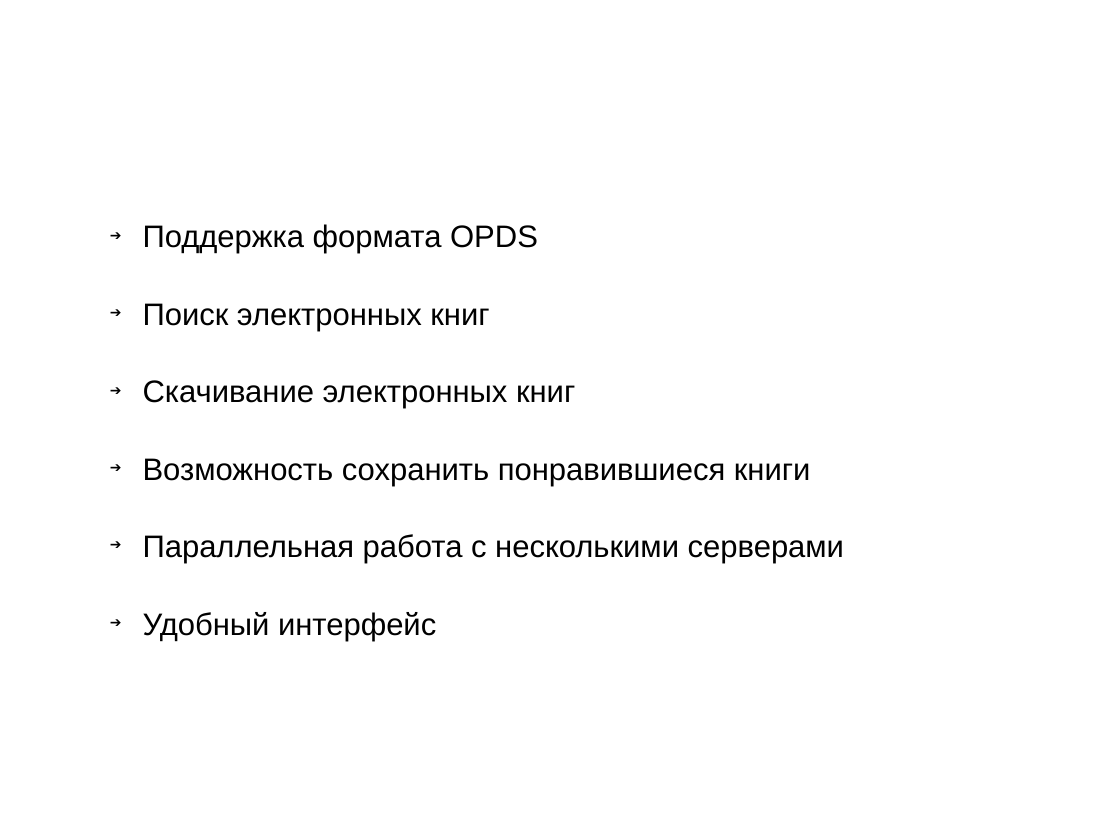
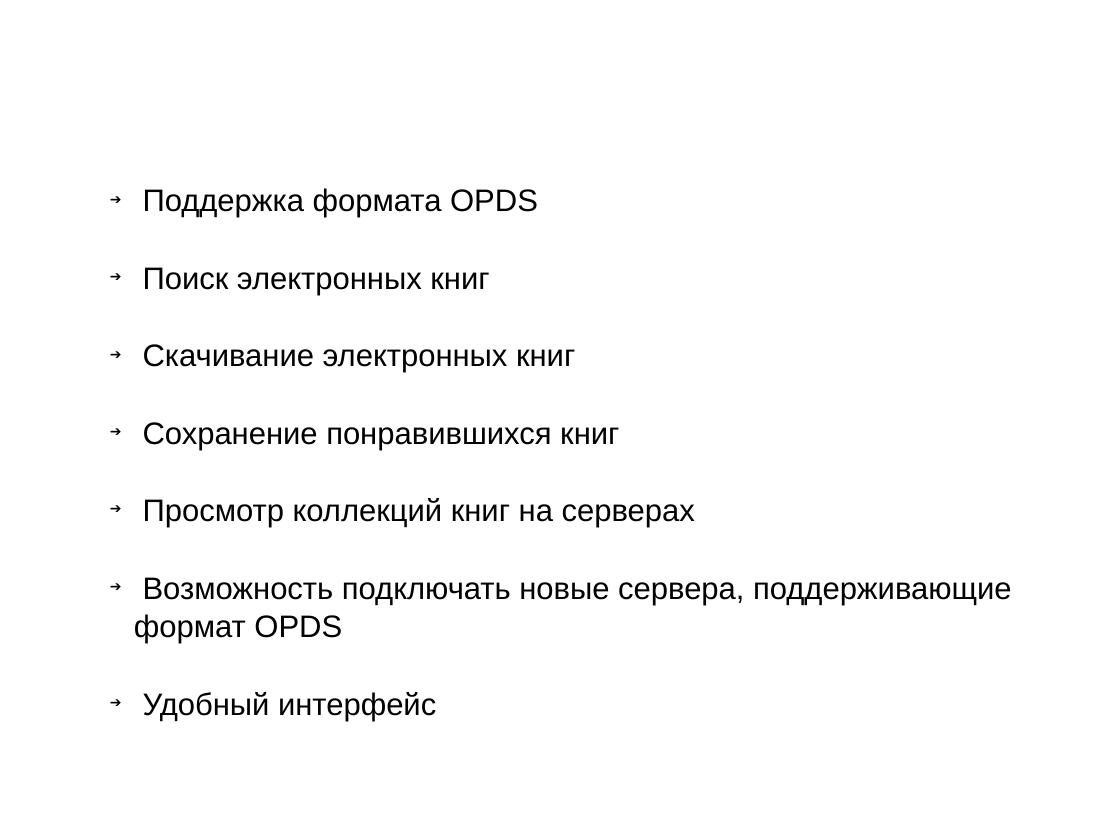
Before and after one commit to kropp/ebooksearchtool, a slide deck: slide 7 of client-cpp-qt/docs/presentation_egorova_s.ppt (slide 5 before the commit). Drawn at 1120x840 pixels with LibreOffice and Linux fonts; fonts in the diff are those of the drawing; background and template pictures are left out. Boxes give left, top, right and bottom in pixels: in the first picture for what was removed or moved away, otherwise in the second. Text is boxed around its words. In the diff, an @@ line names an element or a change of style, - is before the commit and + after.

```diff
--- a/client-cpp-qt/docs/presentation_egorova_s.ppt
+++ b/client-cpp-qt/docs/presentation_egorova_s.ppt
@@ text "Поддержка формата OPDS": place and size @@
-text "Поддержка формата OPDS" at bbox=[143, 224, 844, 641]
+text "Поддержка формата OPDS" at bbox=[134, 188, 1012, 721]
@@ text at bbox=[134, 422, 1012, 644]: text changed @@
-➔ Возможность сохранить понравившиеся книги
-➔ Параллельная работа с несколькими серверами
+➔ Cохранение понравившихся книг
+➔ Просмотр коллекций книг на серверах
+➔ Возможность подключать новые сервера, поддерживающие формат OPDS
```
Also in this commit, not shown: 5 other slides changed, 2 slides added, 1 slide removed, 1 other file.
